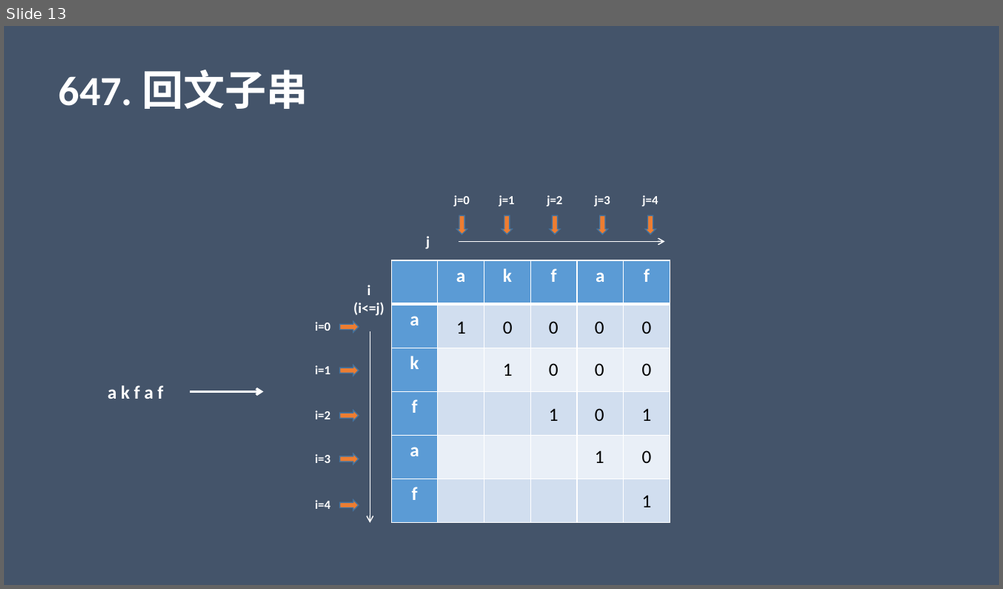
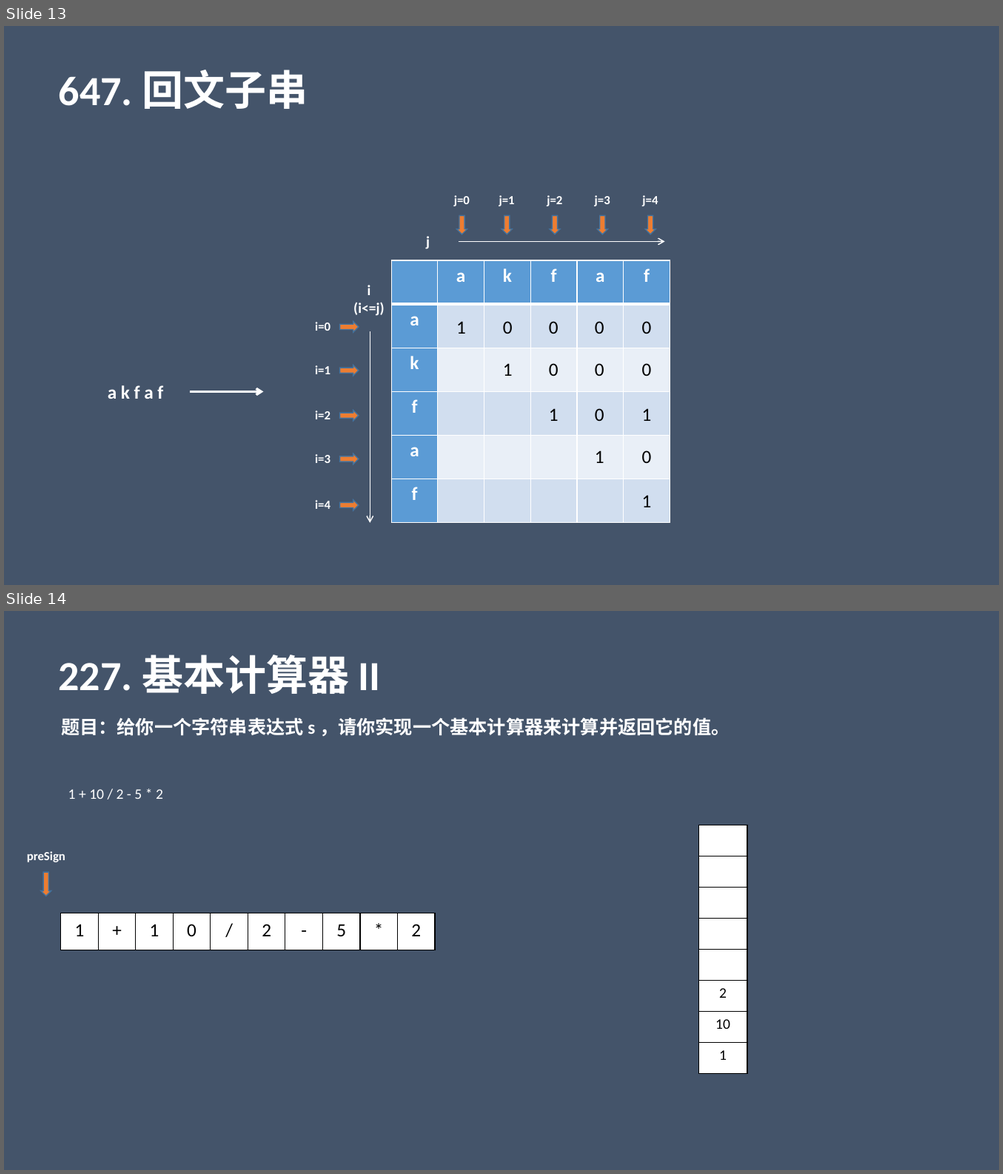
Before and after one commit to liangle/liangle-frontend-studybook, a slide deck: 小白学算法系列.pptx. Shown one above the other, each under a label of ours: slide 13 before the commit, slides 13 and 14 after it. The pictures are 1003x589 and 1003x1174 pixels, drawn with LibreOffice and Linux fonts; fonts in the diff are those of the drawing. Boxes give left, top, right and bottom in pixels: in the first picture for what was removed or moved away, otherwise in the second. Text is boxed around its words. In the diff, an @@ line names an element or a change of style, - is before the commit and + after.

Commit message:
feat:增加二叉树的后序遍历、验证二叉树的前序序列化、基本计算器 II

```diff
--- a/小白学算法系列.pptx
+++ b/小白学算法系列.pptx
@@ slide 14 added at box(4, 611, 999, 1170), background #44546A @@
@@ text added at box(59, 655, 381, 694), 40 pt, text #FFFFFF, bold @@
+227. 基本计算器 II
@@ text added at box(61, 718, 729, 736), 18 pt, text #FFFFFF, bold @@
+题目：给你一个字符串表达式 s ，请你实现一个基本计算器来计算并返回它的值。
@@ text added at box(68, 789, 163, 799), 14 pt, text #FFFFFF @@
+1 + 10 / 2 - 5 * 2
@@ table added at box(699, 825, 747, 1074), 8 rows, 1 columns @@
+
+
+
+
+
+2
+10
+1
@@ text added at box(27, 851, 65, 863), 12 pt, text #FFFFFF, bold @@
+preSign
@@ down arrow added at box(40, 872, 51, 896), fill #ED7D31, outline #43739E 1 pt @@
@@ table added at box(61, 913, 434, 950), 1 rows, 10 columns @@
+1 | + | 1 | 0 | / | 2 | - | 5 | * | 2
```
Also in this commit, not shown: 1 other slide added, 4 other files.
